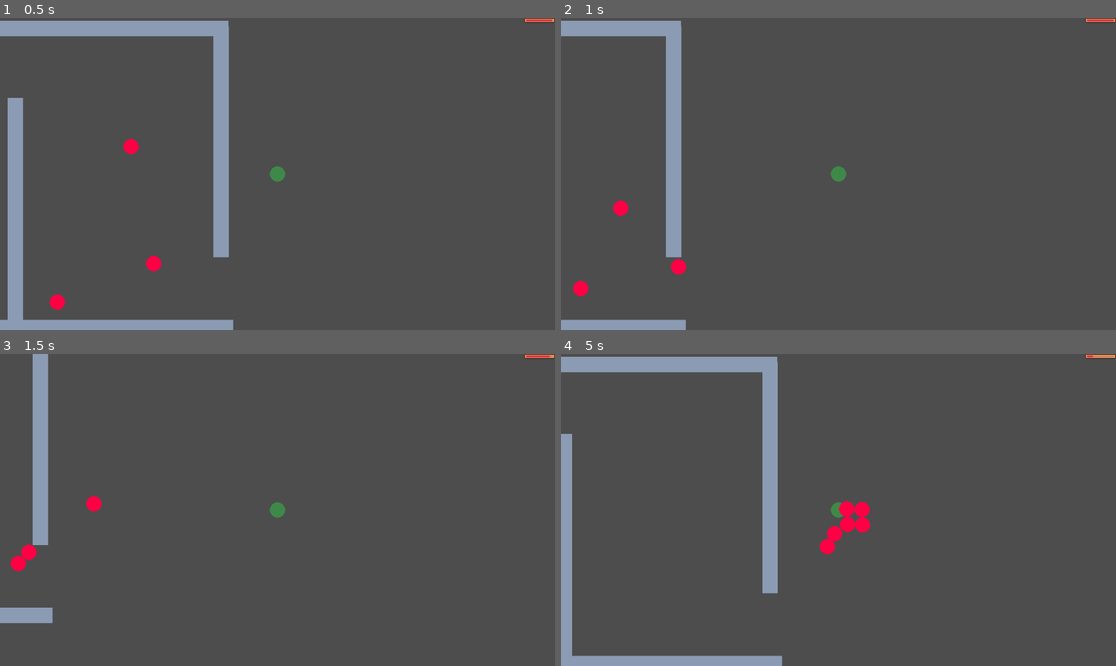
Above: before the commit, frames 1-4 (two rows, left to right).
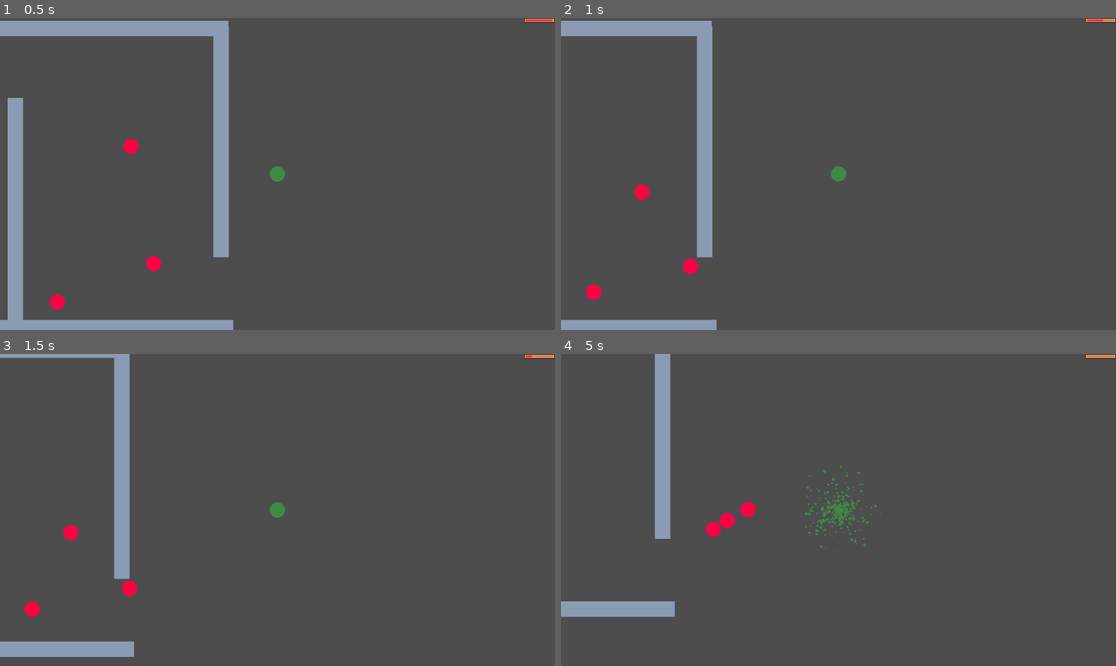
Above: after the commit, the same moments.

Repository: whocares-abt/fast-pace
Game: Godot game, scene res://Scenes/debug_map.tscn
Two runs of this game, one before a commit and one after it. Both use one fixed random seed, a clock stepped at 60 frames per second and the inputs below.
Inputs (mouse positions are in pixels of both pictures, inside the frame that each line leads up to):
- Up to frame 1 (0.5 s): no input
- Up to frame 2 (1 s): move the mouse to (960, 158) at 0.52 s; hold D (move_right) from 0.53 s (still down); hold Right mouse button (ability) from 0.53 s (still down); tap Shift (bullet_time) at 0.8 s
- Up to frame 3 (1.5 s): move the mouse to (166, 525) at 1.27 s; release D (move_right) at 1.28 s; release Right mouse button (ability) at 1.28 s; hold S (move_down) from 1.28 s (still down); tap Shift (bullet_time) at 1.35 s
- Up to frame 4 (5 s): right-click (727, 525) at 1.55 s; move the mouse to (894, 441) at 2.02 s; release S (move_down) at 2.03 s; hold D (move_right) 2.03-2.78 s; hold Right mouse button (ability) 2.03-2.78 s; tap Shift (bullet_time) at 2.3 s; move the mouse to (810, 572) at 2.77 s; hold W (move_up) 2.78-3.53 s; click (810, 572) at 2.85 s; right-click (810, 572) at 3.05 s; move the mouse to (1005, 556) at 3.52 s; hold Shift (bullet_time) 3.53-4.28 s; hold A (move_left) from 3.53 s (still down); move the mouse to (672, 463) at 4.27 s; right-click (672, 463) at 4.35 s

Frame 1 is identical in both runs. In frame 2, 5.2% of the frame differs, in the area x 2-100%, y 0-100%; in frame 3, 6.4%; in frame 4, 10%, in the area x 0-96%, y 0-100%.
Error before the commit: Trying to assign value of type 'Nil' to a variable of type 'Callable'. (res://Scripts/Combat/bullet_time.gd:5)

Commit message:
Added bullet time logic

Diff:
--- a/Resources/Combat/bullet_time.tres
+++ b/Resources/Combat/bullet_time.tres
@@ -5,4 +5,6 @@
 [resource]
 script = ExtResource("1_yjc4c")
 ability_name = "Bullet Time"
+mana_cost = 3.0
+cooldown = 5.0
 metadata/_custom_type_script = "uid://b6ya08u30074w"
--- a/Resources/Combat/knife_throw.tres
+++ b/Resources/Combat/knife_throw.tres
@@ -5,6 +5,6 @@
 [resource]
 script = ExtResource("1_i8brn")
 ability_name = "Knife Throw"
-mana_cost = 2.0
+mana_cost = 1.0
 cooldown = 2.0
 metadata/_custom_type_script = "uid://b6ya08u30074w"
--- a/Scenes/Combat/bullet_time.tscn
+++ b/Scenes/Combat/bullet_time.tscn
@@ -4,3 +4,4 @@
 
 [node name="BulletTime" type="Node2D"]
 script = ExtResource("1_k33ro")
+metadata/_custom_type_script = "uid://dktpdc54ckhwf"
--- a/Scenes/Combat/knife_throw.tscn
+++ b/Scenes/Combat/knife_throw.tscn
@@ -4,3 +4,4 @@
 
 [node name="KnifeThrow" type="Node2D"]
 script = ExtResource("1_3mreg")
+metadata/_custom_type_script = "uid://dktpdc54ckhwf"
--- a/Scripts/Characters/player_character.gd
+++ b/Scripts/Characters/player_character.gd
@@ -38,10 +38,14 @@
 		weapon.attack(attack_direction.normalized())
 
 	if (event.is_action_pressed("ability")):
-		pass
+		var mana_cost = knife_throw.get_mana_cost()
+		knife_throw.activate.call()
+		update_health(-mana_cost)
 
 	if (event.is_action_pressed("bullet_time")):
-		bullet_time.activate()
+		var mana_cost = bullet_time.get_mana_cost()
+		bullet_time.activate.call()
+		update_health(-mana_cost)
 
 func _physics_process(_delta: float) -> void:
 	if (input_disabled):
--- a/Scripts/Combat/bullet_time.gd
+++ b/Scripts/Combat/bullet_time.gd
@@ -1,8 +1,13 @@
 extends Ability
+
+@export var slowdown = 0.3
 
 func _ready() -> void:
 	load_stats("res://Resources/Combat/bullet_time.tres")
-	activate = activate_bullet_time()
+	activate = activate_bullet_time
+
+func get_mana_cost():
+	return mana_cost
 
 func activate_bullet_time():
-	pass
+	Engine.time_scale = slowdown
--- a/Scripts/Combat/knife_throw.gd
+++ b/Scripts/Combat/knife_throw.gd
@@ -1,8 +1,11 @@
 extends Ability
 
 func _ready() -> void:
-	load_stats("res://Resources/Combat/bullet_time.tres")
-	activate = activate_knife_throw()
+	load_stats("res://Resources/Combat/knife_throw.tres")
+	activate = activate_knife_throw
+
+func get_mana_cost():
+	return mana_cost
 
 func activate_knife_throw():
 	pass
